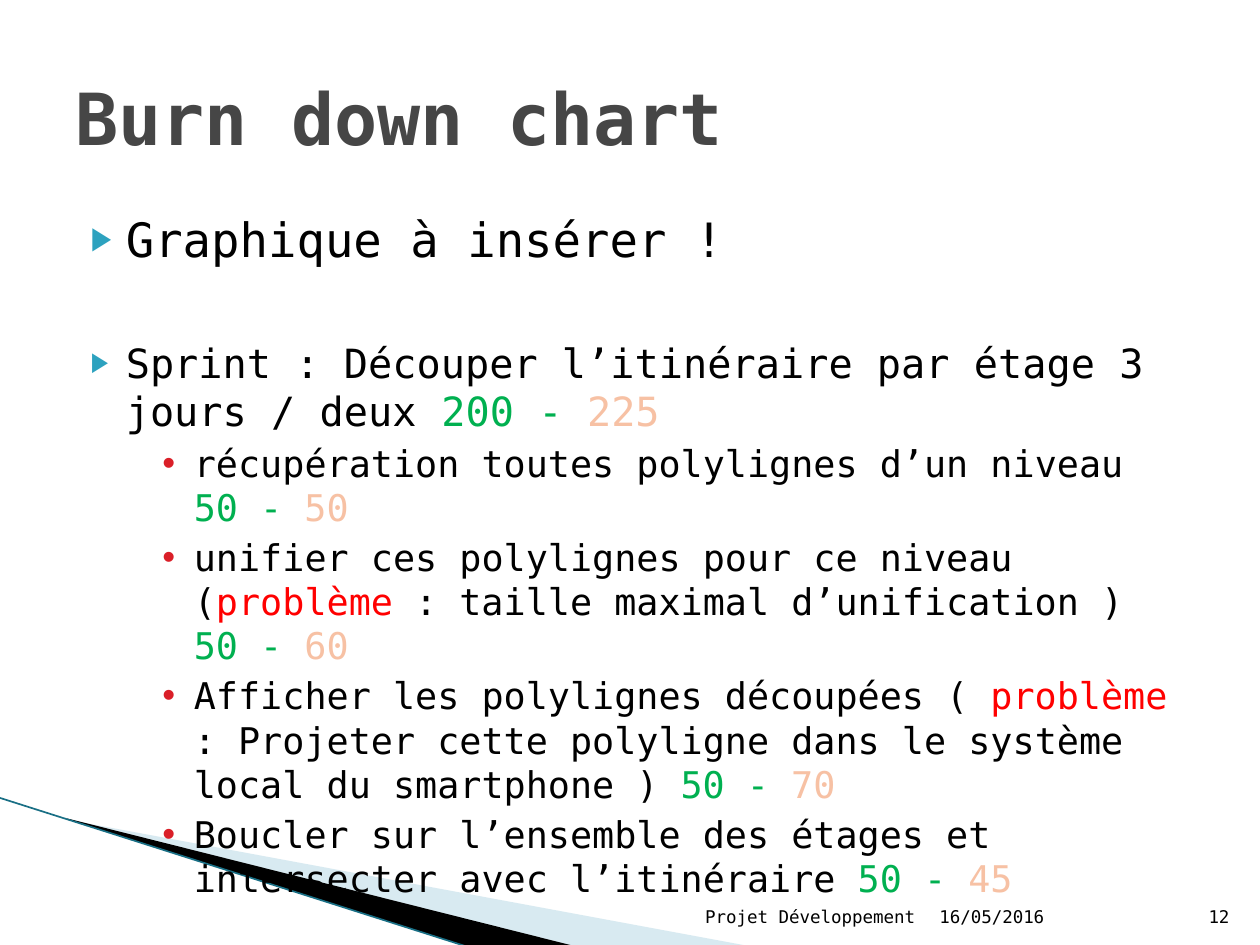
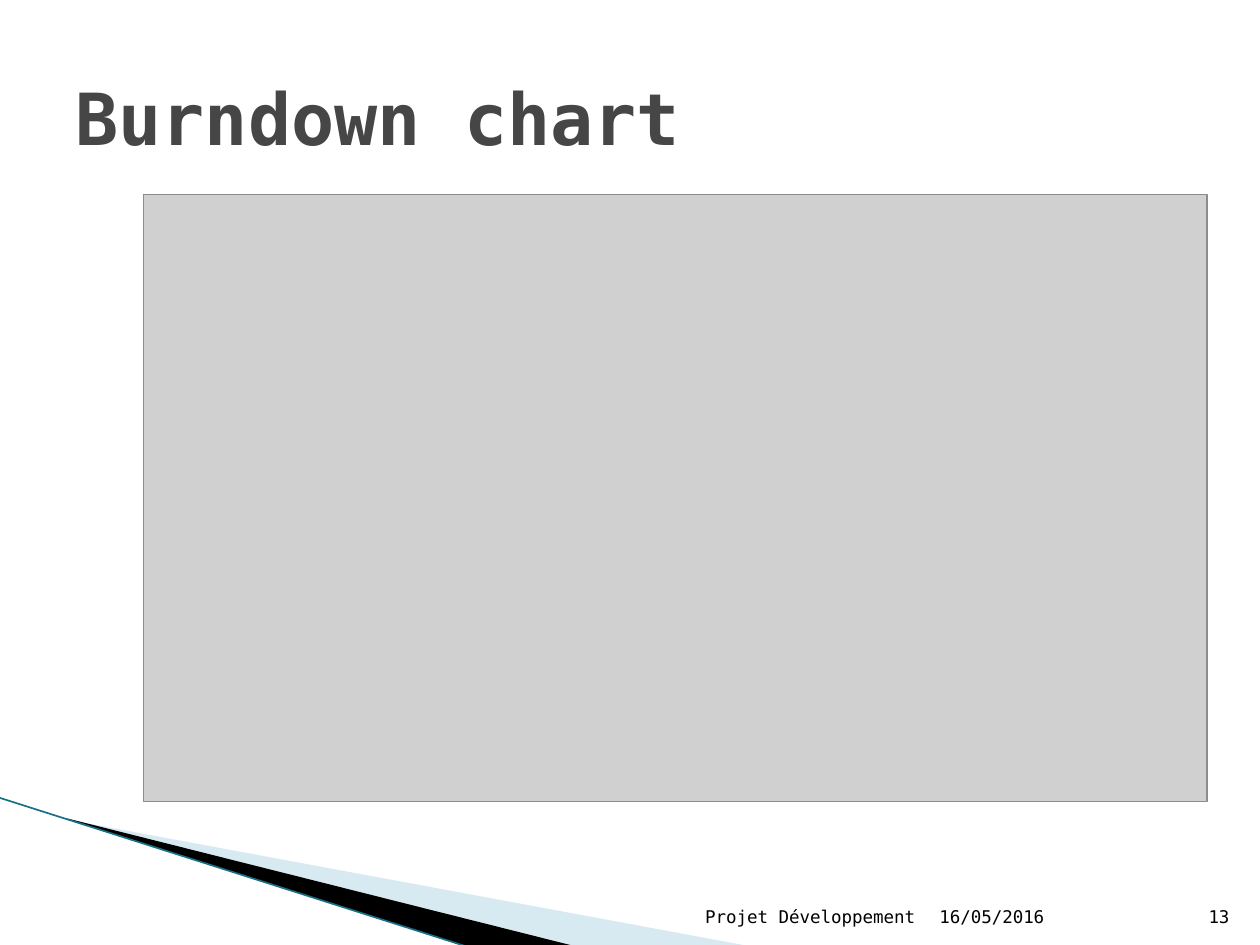
Before and after one commit to edarroman/projetDev, a slide deck: slide 13 of 1-Documents/Presentation/soutenance/presentation_projdev.pptx. Drawn at 1260x945 pixels with LibreOffice and Linux fonts; fonts in the diff are those of the drawing; grey boxes stand for pictures; background and template pictures are left out. Boxes give left, top, right and bottom in pixels: in the first picture for what was removed or moved away, otherwise in the second. Text is boxed around its words. In the diff, an @@ line names an element or a change of style, - is before the commit and + after.

```diff
--- a/1-Documents/Presentation/soutenance/presentation_projdev.pptx
+++ b/1-Documents/Presentation/soutenance/presentation_projdev.pptx
@@ title at bbox=[75, 90, 680, 146]: spaces changed @@
-Burn down chart
+Burndown chart
@@ picture added at bbox=[144, 195, 1207, 803] @@
@@ text removed at bbox=[126, 219, 1167, 900] @@
-▶ Graphique à insérer !
-  ▶ Sprint : Découper l’itinéraire par étage 3 jours / deux 200 - 225
-    • récupération toutes polylignes d’un niveau 50 - 50
-    • unifier ces polylignes pour ce niveau (problème : taille maximal d’unification ) 50 - 60
-    • Afficher les polylignes découpées ( problème : Projeter cette polyligne dans le système local du smartphone ) 50 - 70
-    • Boucler sur l’ensemble des étages et intersecter avec l’itinéraire 50 - 45
@@ page number at bbox=[1209, 910, 1230, 924]: text changed @@
-12
+13
```
Also in this commit, not shown: 4 other slides changed.
